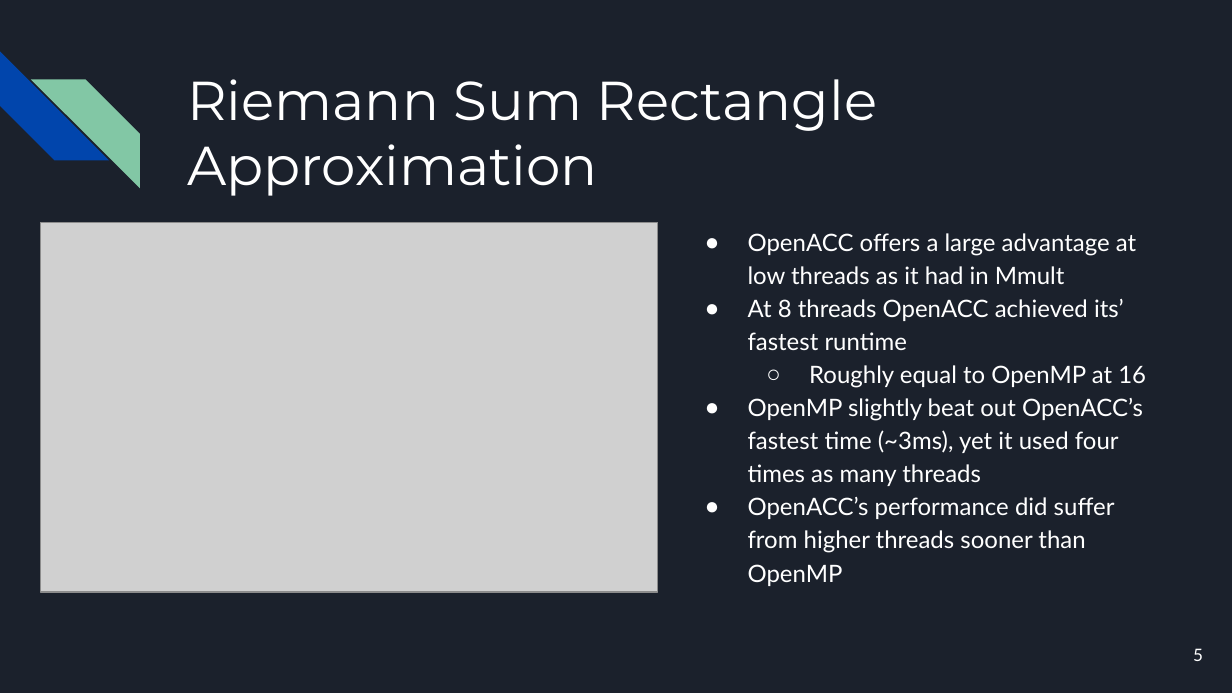
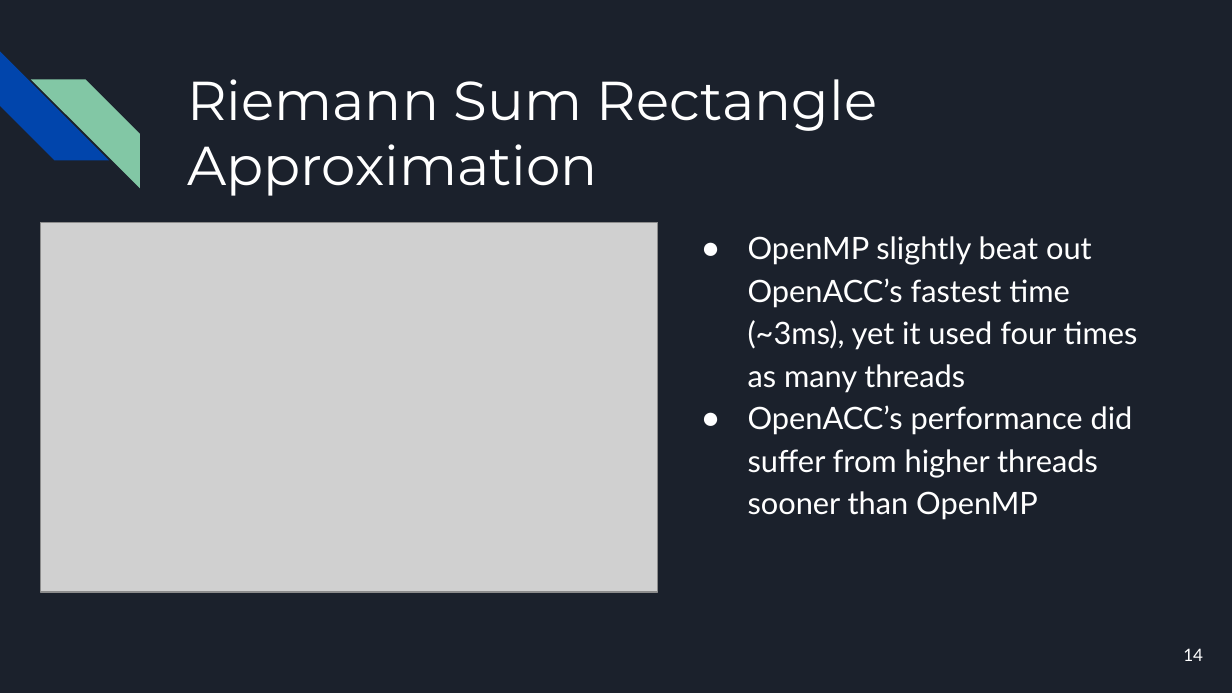
Before and after one commit to Jack-Ansley/1645Project, a slide deck: slide 14 of project.pptx (slide 5 before the commit). Drawn at 1232x693 pixels with LibreOffice and Linux fonts; fonts in the diff are those of the drawing; grey boxes stand for pictures. Boxes give left, top, right and bottom in pixels: in the first picture for what was removed or moved away, otherwise in the second. Text is boxed around its words. In the diff, an @@ line names an element or a change of style, - is before the commit and + after.

```diff
--- a/project.pptx
+++ b/project.pptx
@@ text "OpenMP slightly beat out OpenACC’s ..." at (x1=748, y1=236, x2=1138, y2=520): size 14 to 18 pt; indent changed @@
@@ text at (x1=748, y1=233, x2=1146, y2=388): paragraphs removed @@
-● OpenACC offers a large advantage at low threads as it had in Mmult
-● At 8 threads OpenACC achieved its’ fastest runtime
-  ○ Roughly equal to OpenMP at 16
@@ page number at (x1=1183, y1=648, x2=1203, y2=661): text changed @@
-5
+14
```
Also in this commit, not shown: 2 other slides changed, 14 slides added.
